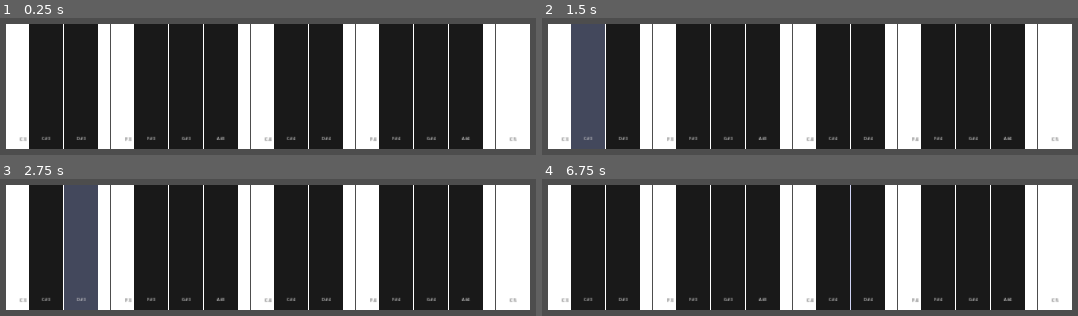
Above: before the commit, frames 1-4 (two rows, left to right).
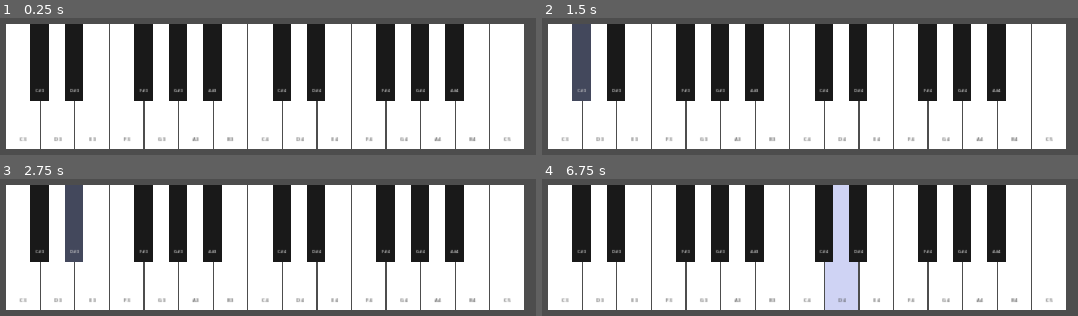
Above: after the commit, the same moments.

Repository: Amoniethian/Piano_Godot_keybord
Game: Godot game, scene res://scenes/main.tscn
The game is run twice, just before and just after one commit, with the same random seed, the same clock (stepped at 60 frames per second) and the same inputs.
Inputs:
- Up to frame 1 (0.25 s): no input
- Up to frame 2 (1.5 s): tap Enter at 0.5 s; hold D 0.53-1.28 s; tap G at 0.6 s; tap H at 0.8, 1.35 s; tap Space at 1.25 s; hold S from 1.28 s (still down)
- Up to frame 3 (2.75 s): tap G at 1.55 s; tap Enter at 2 s; release S at 2.03 s; hold D from 2.03 s (still down); tap Z at 2.1 s; tap H at 2.3 s
- Up to frame 4 (6.75 s): tap Space at 2.75, 4.25 s; release D at 2.78 s; hold W 2.78-3.53 s; tap X at 2.85 s; tap G at 3.05, 4.55, 6.05 s; tap Enter at 3.5 s; hold S 3.53-5.78 s; tap C at 3.6 s; tap H at 3.8, 5.3 s; tap V at 4.35 s; tap B at 5.1 s; hold D 5.78-6.53 s; tap N at 5.85 s; hold W from 6.53 s (still down); tap M at 6.6 s

The runs differ from the first frame. In frame 1, 43% of the frame differs, in the area x 5-99%, y 4-96%; in frame 2, 43%; in frame 3, 43%; in frame 4, 43%.

Commit message:
fix: black keys now properly sized and positioned like a real piano
- Remove hardcoded sizes from piano_key.tscn (was forcing 80x300 on all keys)
- All sizes now set dynamically by script based on is_black flag
- Adjust black key proportions: 44x185 (was 50x190) for realistic look
- Reduce key gap to 3px for tighter piano layout

https://claude.ai/code/session_01JVef9qHqUo18sNye5JXm6U

Diff:
--- a/scenes/piano_key.tscn
+++ b/scenes/piano_key.tscn
@@ -3,26 +3,17 @@
 [ext_resource type="Script" path="res://scripts/piano_key.gd" id="1_piano_key"]
 
 [node name="PianoKey" type="Control"]
-custom_minimum_size = Vector2(80, 300)
 script = ExtResource("1_piano_key")
 
 [node name="KeyVisual" type="ColorRect" parent="."]
 layout_mode = 0
-offset_right = 80.0
-offset_bottom = 300.0
-color = Color(1, 1, 1, 1)
 
 [node name="PressedOverlay" type="ColorRect" parent="."]
 layout_mode = 0
-offset_right = 80.0
-offset_bottom = 300.0
 color = Color(0.4, 0.6, 1, 0.3)
 
 [node name="NotePlayer" type="AudioStreamPlayer" parent="."]
 
 [node name="KeyLabel" type="Label" parent="."]
 layout_mode = 0
-offset_top = 265.0
-offset_right = 80.0
-offset_bottom = 295.0
 horizontal_alignment = 1
--- a/scripts/config.gd
+++ b/scripts/config.gd
@@ -117,9 +117,9 @@
 # ======================================================
 const WHITE_KEY_WIDTH: int = 80
 const WHITE_KEY_HEIGHT: int = 300
-const BLACK_KEY_WIDTH: int = 50
-const BLACK_KEY_HEIGHT: int = 190
-const KEY_GAP: int = 4
+const BLACK_KEY_WIDTH: int = 44
+const BLACK_KEY_HEIGHT: int = 185
+const KEY_GAP: int = 3
 
 # --- Sound Fade Config ---
 const INITIAL_VOLUME_DB: float = 0.0
